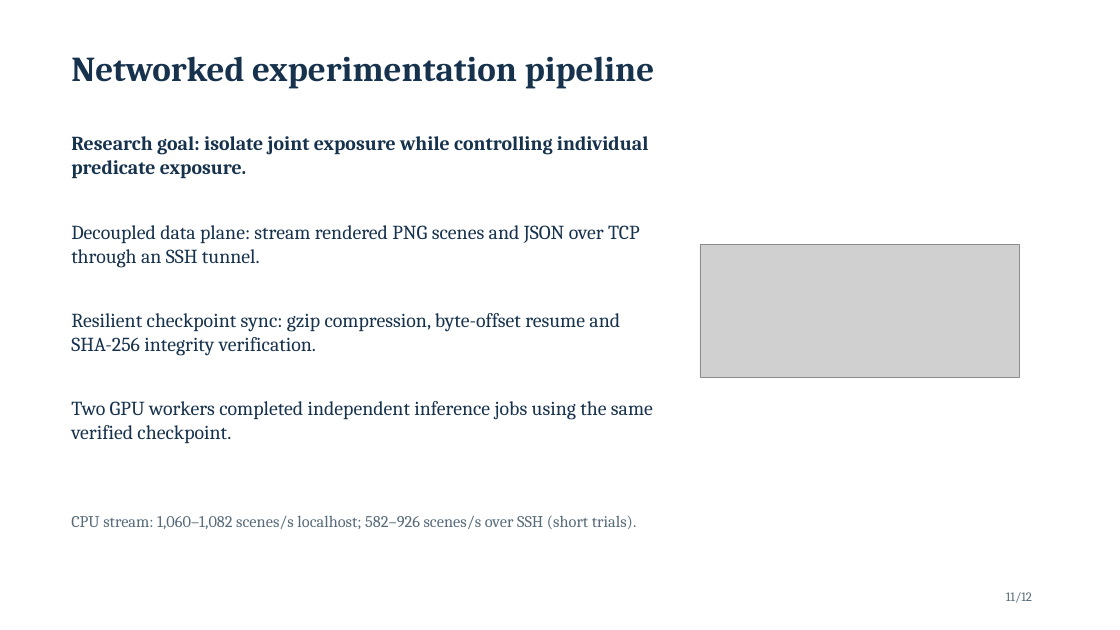
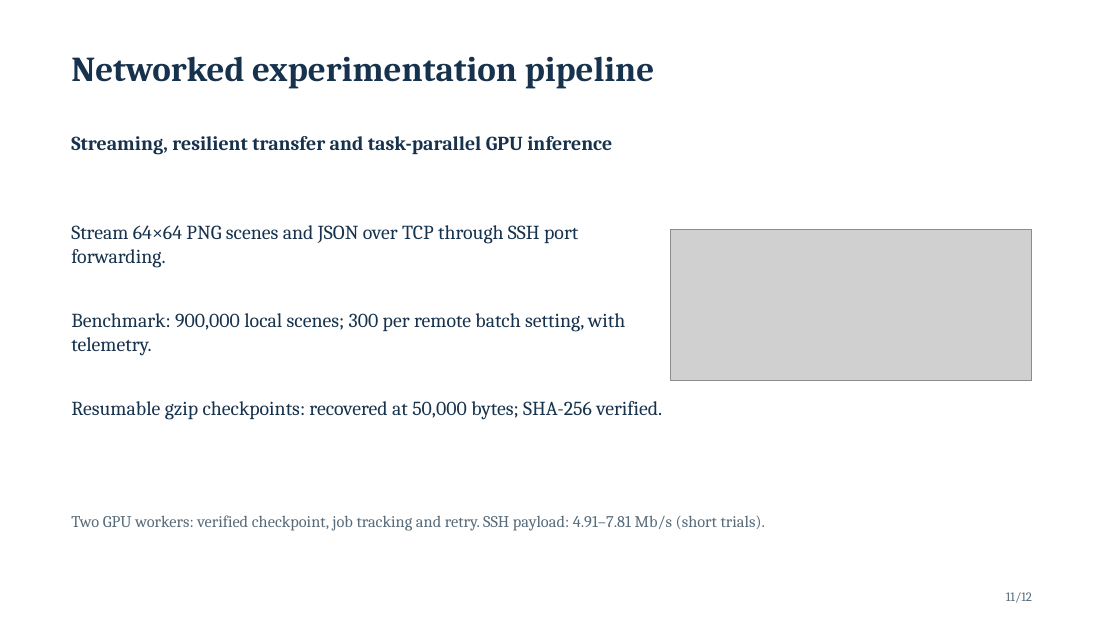
Before and after one commit to Space-Dev0/muadib, a slide deck: slide 11 of presentation/powerpoint/submission-final.pptx. Drawn at 1120x630 pixels with LibreOffice and Linux fonts; fonts in the diff are those of the drawing; grey boxes stand for pictures. Boxes give left, top, right and bottom in pixels: in the first picture for what was removed or moved away, otherwise in the second. Text is boxed around its words. In the diff, an @@ line names an element or a change of style, - is before the commit and + after.

```diff
--- a/presentation/powerpoint/submission-final.pptx
+++ b/presentation/powerpoint/submission-final.pptx
@@ text at (71, 136, 612, 155): text changed @@
-Research goal: isolate joint exposure while controlling individual predicate exposure.
+Streaming, resilient transfer and task-parallel GPU inference
@@ text at (71, 225, 578, 268): text changed @@
-Decoupled data plane: stream rendered PNG scenes and JSON over TCP through an SSH tunnel.
+Stream 64×64 PNG scenes and JSON over TCP through SSH port forwarding.
@@ picture: place and size @@
-picture at (700, 245, 1019, 377)
+picture at (670, 229, 1032, 380)
@@ text at (71, 313, 625, 356): text changed @@
-Resilient checkpoint sync: gzip compression, byte-offset resume and SHA-256 integrity verification.
+Benchmark: 900,000 local scenes; 300 per remote batch setting, with telemetry.
@@ text at (71, 401, 662, 420): text changed @@
-Two GPU workers completed independent inference jobs using the same verified checkpoint.
+Resumable gzip checkpoints: recovered at 50,000 bytes; SHA-256 verified.
@@ text at (71, 515, 765, 531): text changed @@
-CPU stream: 1,060–1,082 scenes/s localhost; 582–926 scenes/s over SSH (short trials).
+Two GPU workers: verified checkpoint, job tracking and retry. SSH payload: 4.91–7.81 Mb/s (short trials).
```
Also in this commit, not shown: 1 other file.
